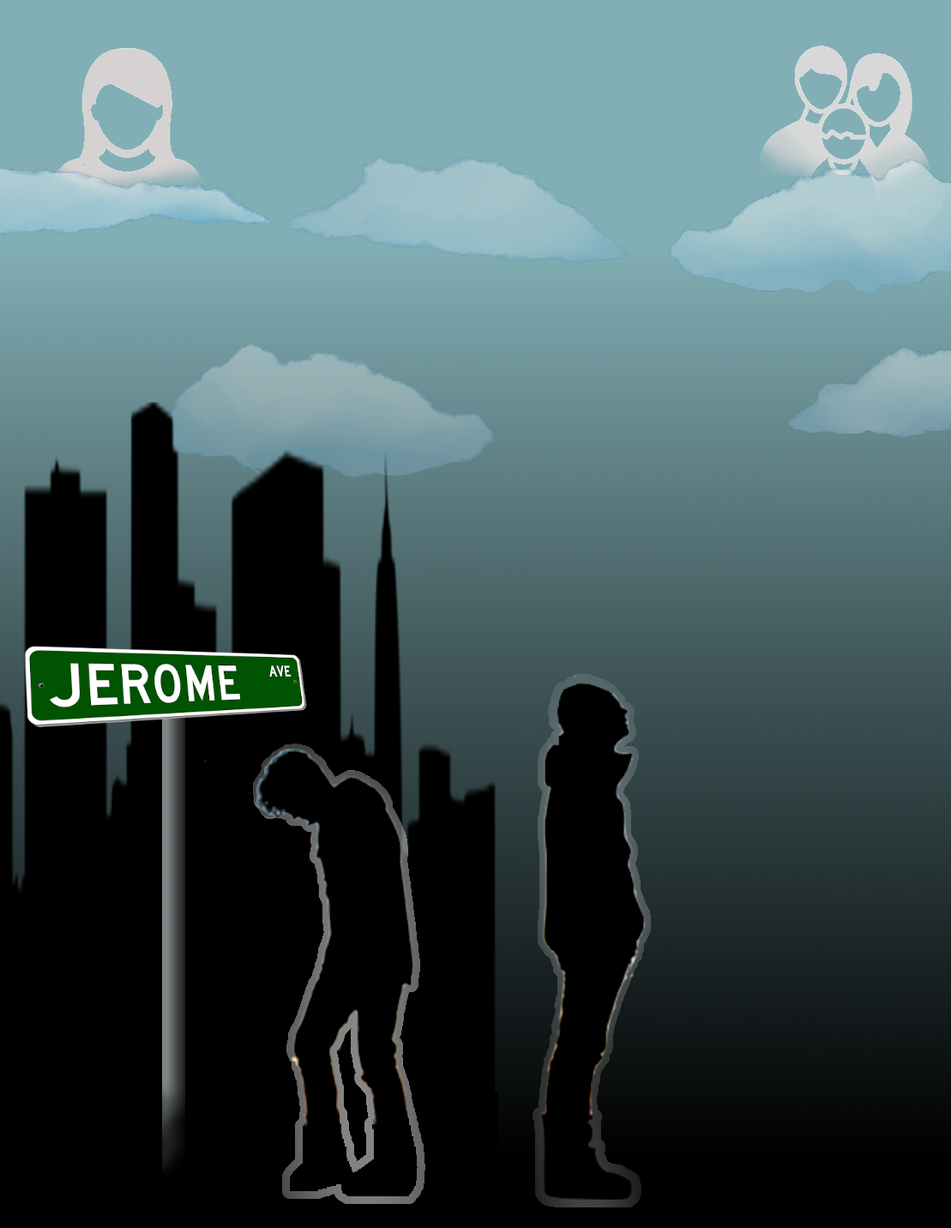
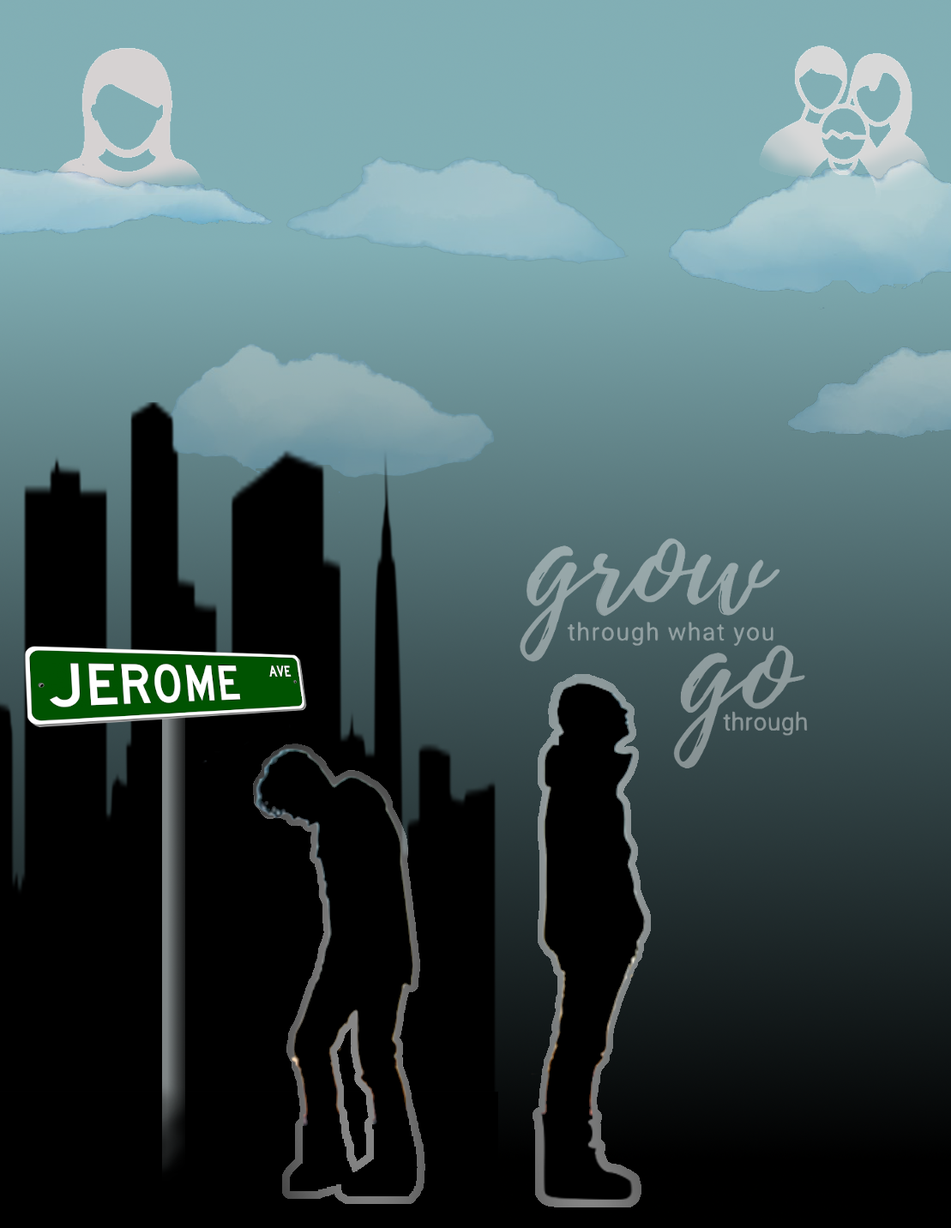
Before/after of a 951×1228 layered artwork. What changed in the layer stack:
added layer "grow" (41%) above "boy" over <box>519,537,808,769</box>
added group "man" with 2 layers above "boy background" over <box>532,673,651,1208</box>
renamed "man" to "man figure", moved it into group "man" over <box>532,673,646,1200</box>
"glow man": opacity 88% → 100%, moved it into group "man", painted on it over <box>532,673,651,1208</box>
